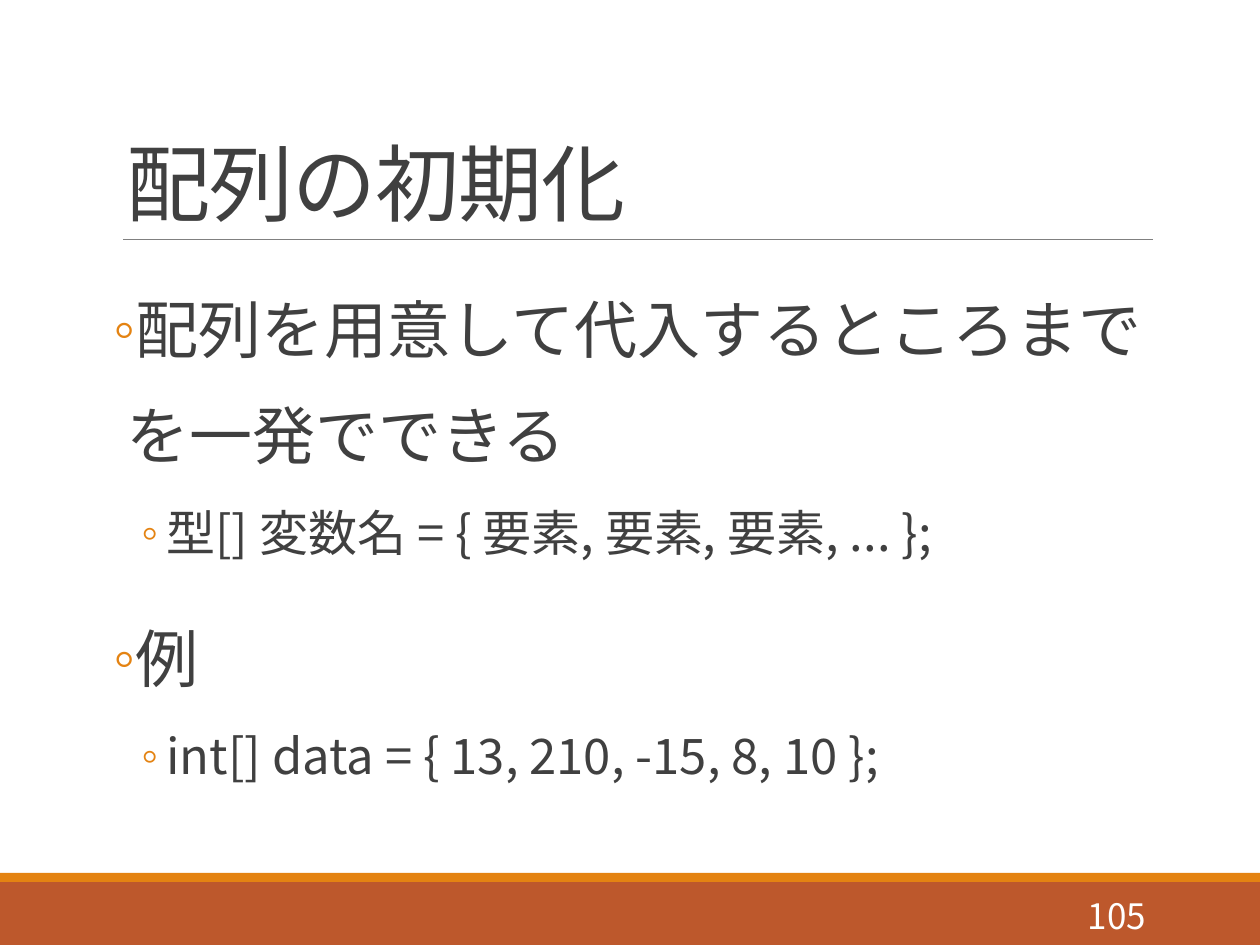
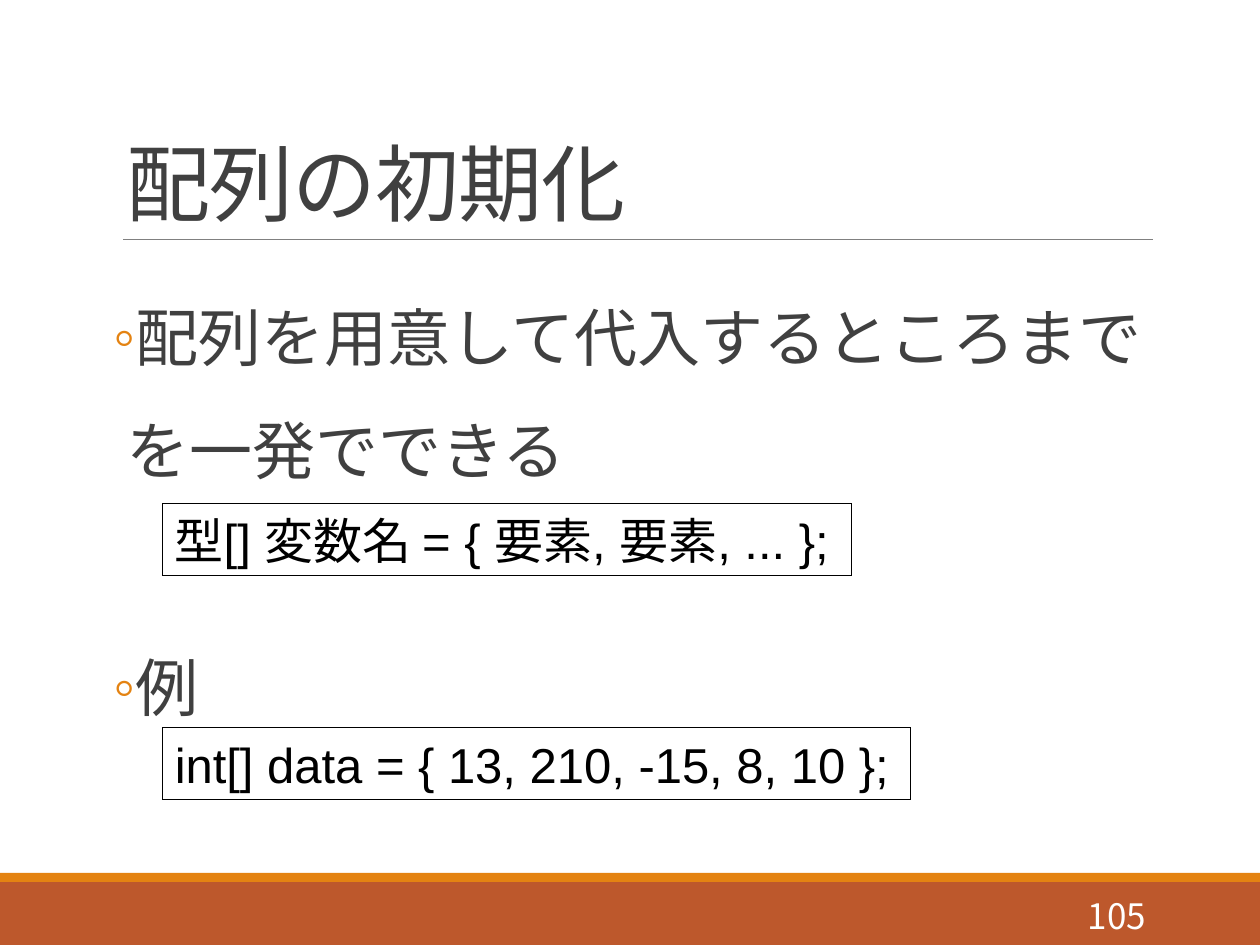
Before and after one commit to akokubo/kuroishi_ch_processing, a slide deck: slide 105 of slide_programming_processing.pptx. Drawn at 1260x945 pixels with LibreOffice and Linux fonts; fonts in the diff are those of the drawing. Boxes give left, top, right and bottom in pixels: in the first picture for what was removed or moved away, otherwise in the second. Text is boxed around its words. In the diff, an @@ line names an element or a change of style, - is before the commit and + after.

```diff
--- a/slide_programming_processing.pptx
+++ b/slide_programming_processing.pptx
@@ text "配列を用意して代入するところまでを一発でできる" at bbox=[126, 308, 1142, 716]: line spacing 1.4 to 1.5 @@
@@ rectangle added at bbox=[163, 504, 852, 576], outline #000000 0.75 pt, 28 pt, text #000000 @@
+型[] 変数名 = { 要素, 要素, ... };
@@ text at bbox=[166, 509, 839, 560]: paragraph removed @@
-  ◦ 型[] 変数名 = { 要素, 要素, 要素, ... };
@@ rectangle added at bbox=[163, 728, 911, 800], outline #000000 0.75 pt, 28 pt, text #000000 @@
+int[] data = { 13, 210, -15, 8, 10 };
@@ text at bbox=[166, 735, 837, 783]: paragraph removed @@
-  ◦ int[] data = { 13, 210, -15, 8, 10 };
```
Also in this commit, not shown: 5 other slides changed, 1 other file.
